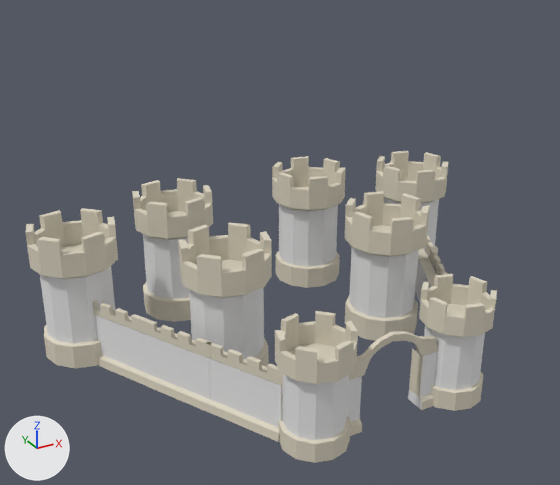
One commit to the Blender file Assets/Models/Environment/Castle/Castle.blend: the scene before it, then after it.
The view is the same before and after, from a 50 mm lens placed at (-22.3, -28.5, 26.0), pointed at (-0.8, 10.7, 6.4). Arrows for +X, +Y and +Z are at lower left; the lights stay in place.
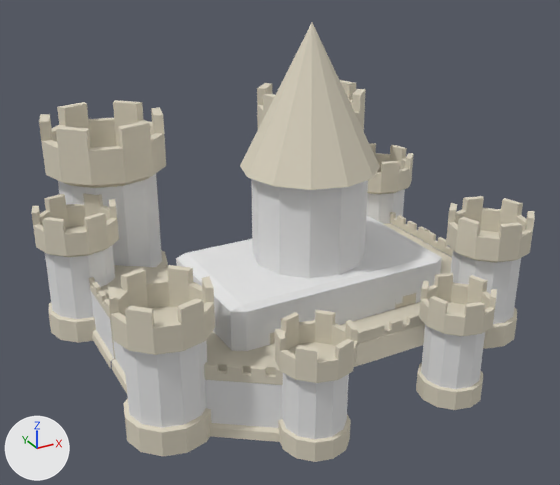
Edits to the bpy script that builds the scene:
```text
Change me_cylinder_002:
    where me_cylinder_002.from_pydata(...)  # 132 vertices, 122 faces; spans x 2.61..7.88, y 3.69..8.95, z 2.97..11.43
    me_cylinder_002 part 1: the whole mesh is multiplied about its middle by the matrix ((1.567, 0.0, 0.0), (0.0, 1.567, 0.0), (0.0, 0.0, 1.567)), then moved by (2.91, 4.66, 2.06)
Change me_cube_002:
    remove me_cube_002.from_pydata(...)  # 336 vertices, 270 faces, 30 loose edges; spans x 5.18..12.9, y 0.66..13.92, z 0.02..4.28
    add me_cube_002.from_pydata(...)  # 336 vertices, 303 faces; spans x 4.94..12.03, y 0.28..16.19, z 0.01..4.5
    me_cube_002 part 5: the loose piece of 112 vertices spanning x 5.18..8.53, y 0.66..5.56, z 0.02..4.28 is rebuilt with 112 vertices and now spans x 4.94..9.61, y 0.28..4.14, z 0.01..4.27
    me_cube_002 part 6: a new loose piece of 112 vertices spanning x 10.72..12.03, y 6.45..11.48, z 0.24..4.5
    me_cube_002 part 7: a new loose piece of 112 vertices spanning x 10.72..12.03, y 11.17..16.19, z 0.24..4.5
    me_cube_002 part 8: the loose piece of 112 vertices spanning x 7.37..10.72, y 4.82..9.72, z 0.02..4.28 is deleted
    me_cube_002 part 9: 112 vertices removed from x 9.55..12.9, y 9.02..13.92, z 0.02..4.28
Change me_cylinder_001:
    where me_cylinder_001.from_pydata(...)  # 264 vertices, 244 faces; spans x 3.0..15.26, y -5.31..6.45, z 0.11..8.57
    me_cylinder_001 part 2: the loose piece of 132 vertices spanning x 9.99..15.26, y 1.19..6.45, z 0.11..8.57 is moved by (-0.99, 2.89, 0.0)
    me_cylinder_001 part 3: the loose piece of 132 vertices spanning x 3.0..8.27, y -5.31..-0.05, z 0.11..8.57 is deleted
Change me_cube_001:
    remove me_cube_001.from_pydata(...)  # 88 vertices, 68 faces, 6 loose edges; spans x 0.0..4.62, y -0.74..0.5, z 0.02..5.24
    add me_cube_001.from_pydata(...)  # 0 vertices, 0 faces; spans empty
    me_cube_001 part 4: the whole mesh is rebuilt
Add me_cube_000:
    me_cube_000.from_pydata([(5.7, 16.0, 3.5), (5.7, 1.7, 3.8), (0.0, 16.0, 3.5), (0.0, 1.7, 3.8), (5.4, 15.8, 2.3), (5.4, 1.5, 2.6), (0.0, 15.8, 2.3), (0.0, 1.5, 2.6), (11.0, 19.7, 3.5), (11.0, 5.4, 3.8), (10.7, 19.5, 2.3), (10.8, 5.2, 2.6)], [], [(0, 2, 3, 1), (4, 5, 7, 6), (0, 1, 9, 8), (1, 3, 7, 5), (2, 0, 4, 6), (8, 9, 11, 10), (1, 5, 11, 9), (4, 0, 8, 10), (5, 4, 10, 11)])
    me_cube_000.materials.append(mat_edges)  # light grey #dbd4c1
Add ob_cube_002:
    ob_cube_002 = bpy.data.objects.new('Cube.002', me_cube_000)  # modifiers MIRROR
    ob_cube_002.location = (0.0, 0.0, 0.0)
Add ob_cube:
    ob_cube = bpy.data.objects.new('Cube', me_cube)  # 24 vertices, 26 faces; spans x -1.0..1.0, y -1.0..1.0, z -1.0..1.0; in mat_walls3 (white #e7e7e7)
    ob_cube.location = (0.0, 8.34, 4.15)
    ob_cube.scale = (7.13, 4.26, 2.23)
Add ob_cube_003:
    ob_cube_003 = bpy.data.objects.new('Cube.003', me_cube_003)  # 67 vertices, 56 faces; spans x -0.02..5.0, y 1.72..2.77, z 3.56..4.45; in mat_edges (light grey #dbd4c1); modifiers MIRROR
    ob_cube_003.location = (0.0, 0.0, 0.0)
Add ob_cube_004:
    ob_cube_004 = bpy.data.objects.new('Cube.004', me_cube_004)  # 67 vertices, 56 faces; spans x -0.02..5.0, y 1.72..2.77, z 3.56..4.45; in mat_edges (light grey #dbd4c1); modifiers MIRROR
    ob_cube_004.location = (0.0, 2.34, 0.0)
Add ob_cylinder_003:
    ob_cylinder_003 = bpy.data.objects.new('Cylinder.003', me_cylinder_003)  # 132 vertices, 122 faces; spans x 8.24..13.5, y -8.99..-3.73, z 0.03..8.49; in mat_castlewall (white #e7e7e7), mat_edges (light grey #dbd4c1); modifiers MIRROR
    ob_cylinder_003.location = (0.0, 10.92, 0.0)
Add ob_cylinder_004:
    ob_cylinder_004 = bpy.data.objects.new('Cylinder.004', me_cylinder_004)  # 86 vertices, 85 faces; spans x -4.04..4.09, y 4.42..12.55, z 4.75..19.43; in mat_edges (light grey #dbd4c1), mat_walls2 (white #e7e7e7)
    ob_cylinder_004.location = (0.0, 0.0, 0.68)
```

Where the change shows, as pixel boxes (x1, y1, x2, y2) in the pictures (560 x 485 px; the box of a moved part takes in the faces that stretch with it):
'Cylinder.001', reshaped
    before: (25, 151, 449, 368)
    after: (31, 143, 413, 343)
'Cylinder.002', reshaped
    before: (132, 156, 346, 322)
    after: (39, 80, 366, 268)
'Cylinder.003', added
    after: (108, 196, 535, 456)
'Cylinder.004', added
    after: (240, 23, 380, 278)
'Cube.000', reshaped (11% taller)
    before: (93, 235, 447, 442)
    after: (89, 212, 453, 442)
'Cube', added
    after: (176, 216, 442, 351)
'Cube.002', added
    after: (102, 224, 454, 374)
'Cube.001', no longer drawn
    before: (347, 331, 438, 436)
'Cube.003', added
    after: (357, 313, 425, 344)
'Cube.004', added
    after: (270, 293, 416, 344)
part 2 of me_cylinder_001, moved or reshaped
    before: (25, 151, 449, 368)
    after: (31, 143, 413, 343)
part 3 of me_cylinder_001, deleted
    before: (178, 191, 430, 367)
part 5 of me_cube_002, rebuilt
    before: (207, 341, 283, 442)
    after: (204, 362, 283, 442)
part 6 of me_cube_002, added
    after: (109, 230, 453, 393)
part 7 of me_cube_002, added
    after: (89, 212, 429, 369)
part 8 of me_cube_002, deleted
    before: (141, 248, 447, 412)
part 9 of me_cube_002, deleted
    before: (93, 235, 434, 385)
